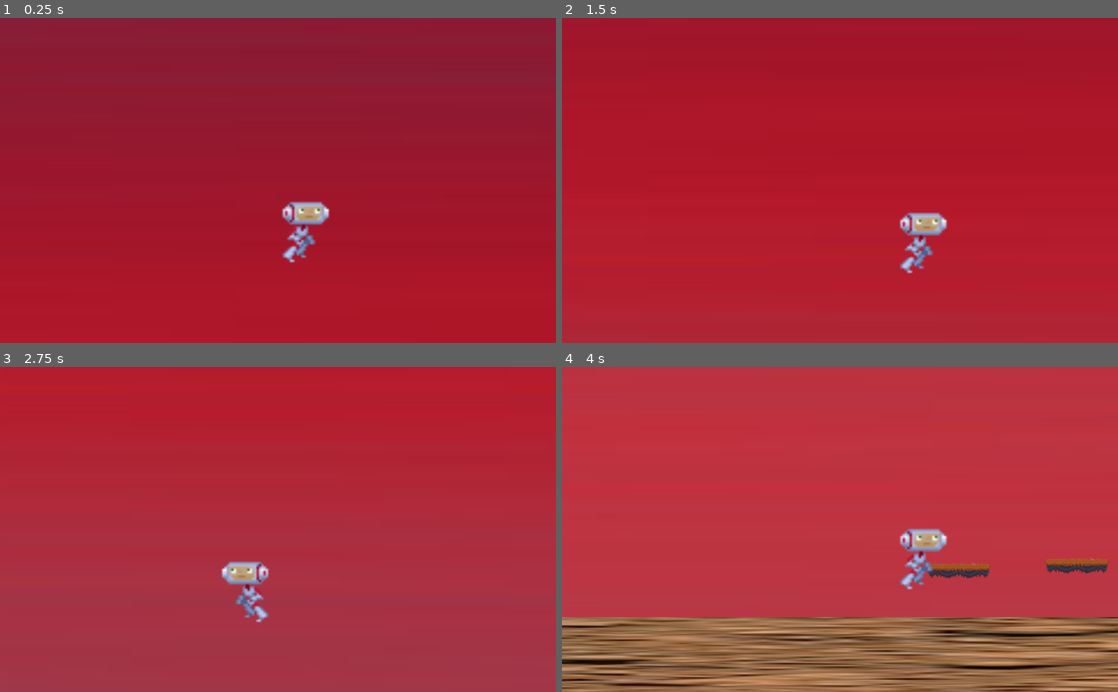
Above: before the commit, frames 1-4 (two rows, left to right).
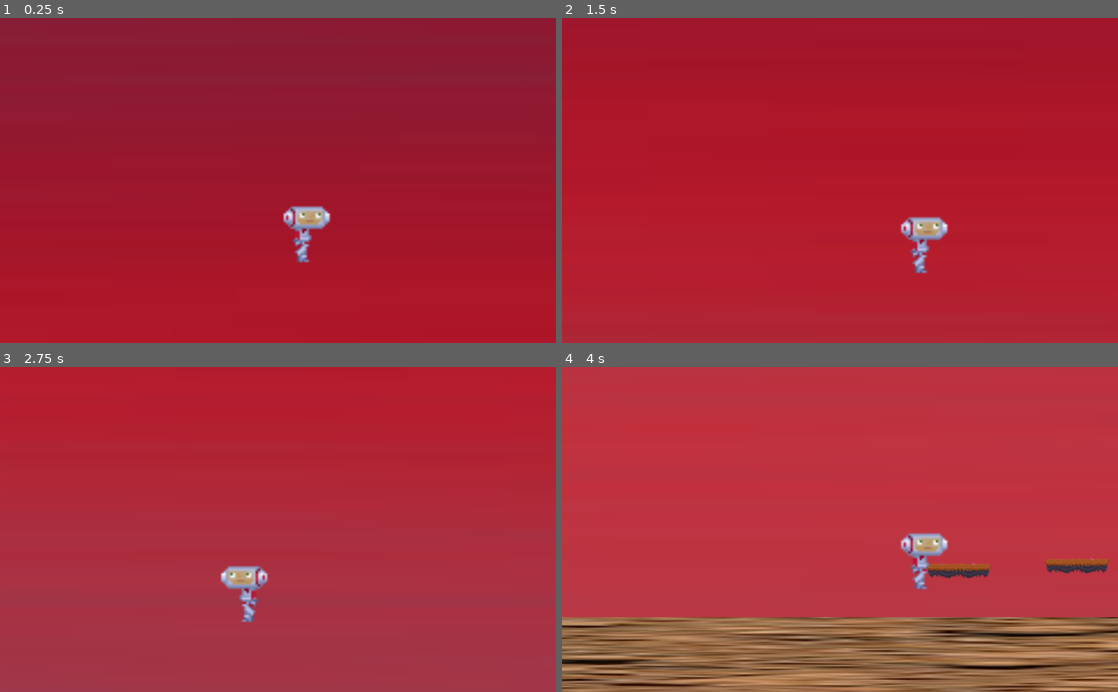
Above: after the commit, the same moments.

Repository: 2022M1T5-Inteli/Cells-Journey
Game: Godot game, scene res://Node2D.tscn
The game is run twice, just before and just after one commit, with the same random seed, the same clock (stepped at 60 frames per second) and the same inputs. The engine's default icon, where the game draws it, is replaced by a stand-in: a white triangle on a blue panel in a dark square.
Inputs:
- Up to frame 1 (0.25 s): no input
- Up to frame 2 (1.5 s): hold Right (ui_right) from 0.53 s (still down); tap Up (ui_up) at 0.77 s; tap Enter at 1.25 s
- Up to frame 3 (2.75 s): tap Up (ui_up) at 1.52 s; tap Space at 2 s; release Right (ui_right) at 2.03 s; hold Left (ui_left) from 2.03 s (still down)
- Up to frame 4 (4 s): release Left (ui_left) at 2.78 s; hold Right (ui_right) from 2.78 s (still down); tap Up (ui_up) at 3.02, 3.77 s

The runs differ from the first frame. In frame 1, 0.9% of the frame differs, in the area x 50-60%, y 56-76%; in frame 2, 0.9%, in the area x 60-70%, y 59-79%; in frame 3, 0.9%; in frame 4, 0.9%.

Commit message:
animação stopped

Diff:
--- a/src/game test #2/KinematicBody2D.gd
+++ b/src/game test #2/KinematicBody2D.gd
@@ -45,12 +45,13 @@
 	#animation:
 	if Input.is_action_pressed("ui_right") && is_on_floor() || Input.is_action_pressed("ui_left") && is_on_floor():
 		$Sprite/AnimationPlayer.play("walk")
+	else:
+		$Sprite/AnimationPlayer. play("stoped")
 
 
 
 	print(speed.y)
-	print(position.y)
-
+#	print(position.y)
 
 
 	#voo: se quiser dps
--- a/src/game test #2/Node2D.tscn
+++ b/src/game test #2/Node2D.tscn
@@ -22,6 +22,19 @@
 
 [sub_resource type="Animation" id=4]
 length = 0.001
+tracks/0/type = "bezier"
+tracks/0/path = NodePath(".:frame")
+tracks/0/interp = 1
+tracks/0/loop_wrap = true
+tracks/0/imported = false
+tracks/0/enabled = true
+tracks/0/keys = {
+"points": PoolRealArray( 0, -0.25, 0, 0.25, 0 ),
+"times": PoolRealArray( 0 )
+}
+
+[sub_resource type="Animation" id=8]
+resource_name = "stoped"
 tracks/0/type = "value"
 tracks/0/path = NodePath(".:frame")
 tracks/0/interp = 1
@@ -31,8 +44,8 @@
 tracks/0/keys = {
 "times": PoolRealArray( 0 ),
 "transitions": PoolRealArray( 1 ),
-"update": 0,
-"values": [ 0 ]
+"update": 1,
+"values": [ 2 ]
 }
 
 [sub_resource type="Animation" id=5]
@@ -196,6 +209,7 @@
 
 [node name="AnimationPlayer" type="AnimationPlayer" parent="StaticBody2D7/KinematicBody2D/Sprite"]
 anims/RESET = SubResource( 4 )
+anims/stoped = SubResource( 8 )
 anims/walk = SubResource( 5 )
 
 [node name="Camera2D" type="Camera2D" parent="StaticBody2D7/KinematicBody2D"]
Not shown: 1 places in src/game test #2/Node2D.tscn that only renumber resources
